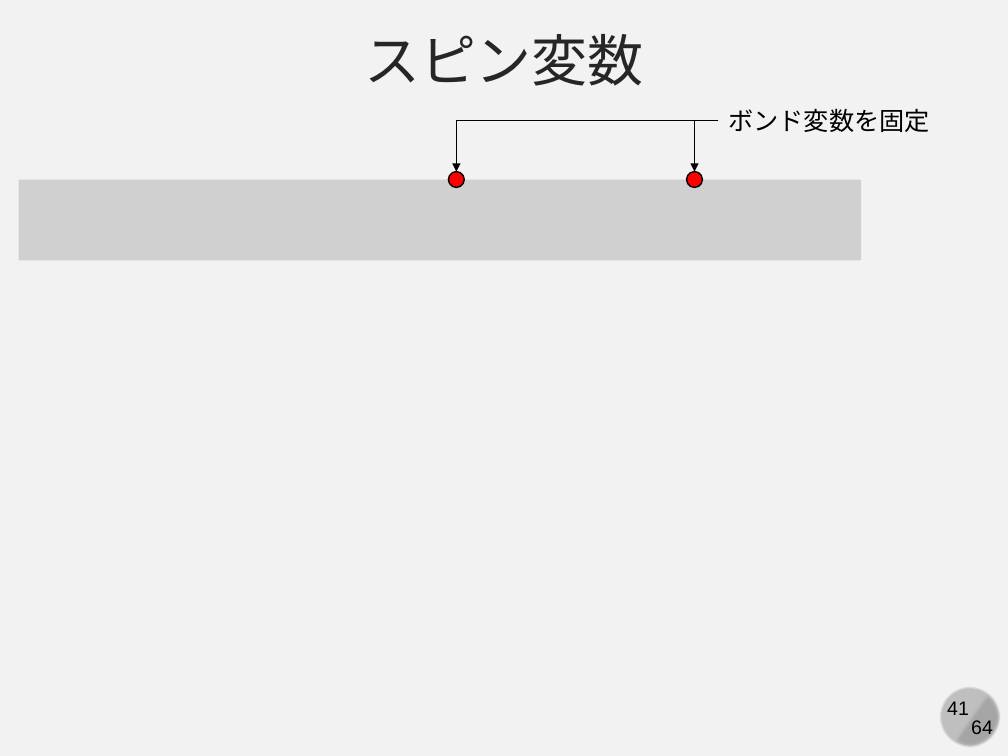
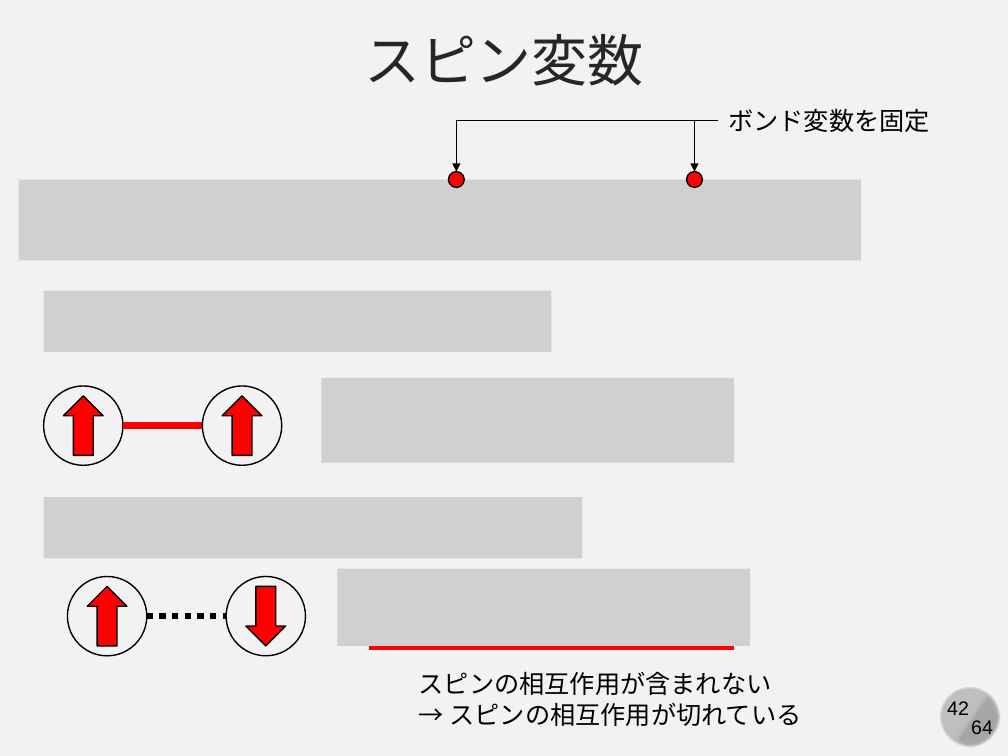
Before and after one commit to kaityo256/simulation_engineering, a slide deck: slide 42 of 04_mc_advanced/simulation04.pptx (slide 41 before the commit). Drawn at 1008x756 pixels with LibreOffice and Linux fonts; fonts in the diff are those of the drawing; grey boxes stand for pictures. Boxes give left, top, right and bottom in pixels: in the first picture for what was removed or moved away, otherwise in the second. Text is boxed around its words. In the diff, an @@ line names an element or a change of style, - is before the commit and + after.

Commit message:
updates

```diff
--- a/04_mc_advanced/simulation04.pptx
+++ b/04_mc_advanced/simulation04.pptx
@@ picture added at (43,290,551,352) @@
@@ ellipse added at (43,386,123,466), outline #000000 1 pt @@
@@ ellipse added at (203,386,282,466), outline #000000 1 pt @@
@@ picture added at (322,378,734,463) @@
@@ down arrow added at (64,396,103,456), fill #FF0000, outline #000000 1 pt @@
@@ down arrow added at (222,396,261,456), fill #FF0000, outline #000000 1 pt @@
@@ line added from (123, 425) to (203, 425), #FF0000 4.5 pt @@
@@ picture added at (43,497,582,558) @@
@@ picture added at (338,569,750,646) @@
@@ ellipse added at (68,577,147,656), outline #000000 1 pt @@
@@ down arrow added at (88,587,127,646), fill #FF0000, outline #000000 1 pt @@
@@ ellipse added at (226,577,305,656), outline #000000 1 pt @@
@@ down arrow added at (246,587,285,646), fill #FF0000, outline #000000 1 pt @@
@@ line added from (147, 616) to (226, 616), #000000 4.5 pt dashed @@
@@ line added from (369, 648) to (734, 648), #FF0000 3 pt @@
@@ text added at (419,671,802,726), 18 pt, text #000000 @@
+スピンの相互作用が含まれない
+→ スピンの相互作用が切れている
@@ page number at (947,701,969,715): text changed @@
-41
+42
```
Also in this commit, not shown: 12 slides added.
